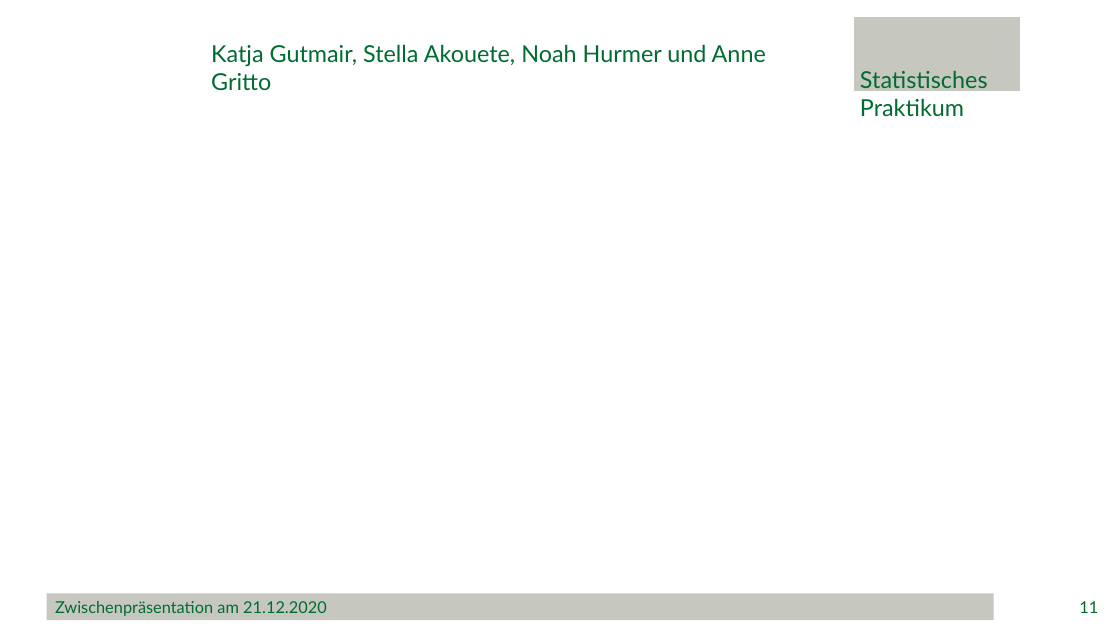
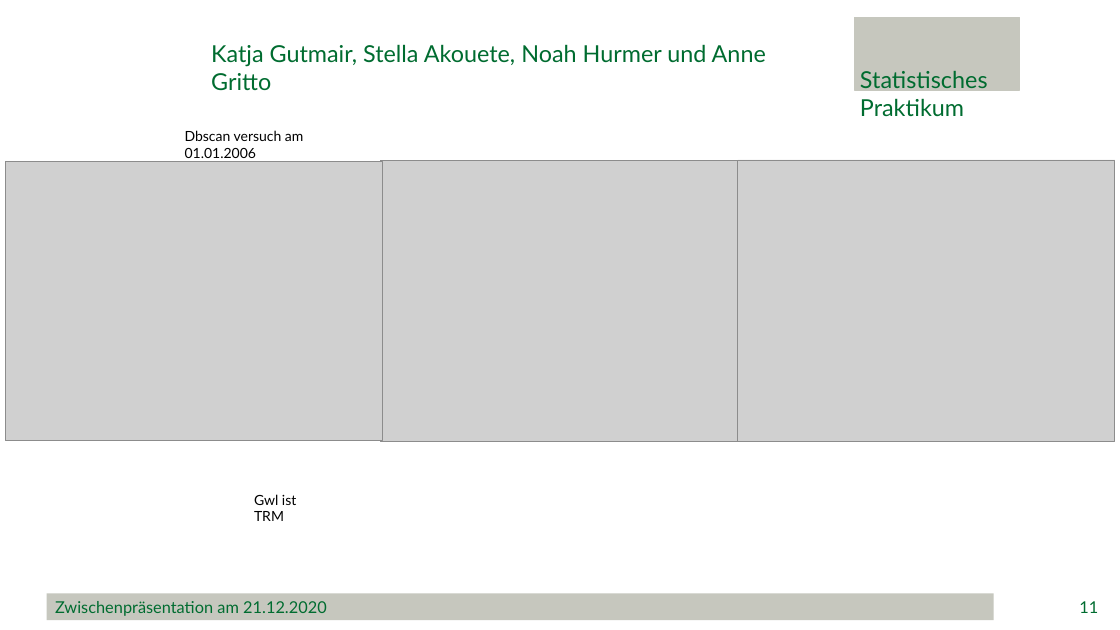
Before and after one commit to minimops/weatherFrog, a slide deck: slide 11 of Zwischenpraesentation_Noah.pptx. Drawn at 1120x630 pixels with LibreOffice and Linux fonts; fonts in the diff are those of the drawing; grey boxes stand for pictures; background and template pictures are left out. Boxes give left, top, right and bottom in pixels: in the first picture for what was removed or moved away, otherwise in the second. Text is boxed around its words. In the diff, an @@ line names an element or a change of style, - is before the commit and + after.

```diff
--- a/Zwischenpraesentation_Noah.pptx
+++ b/Zwischenpraesentation_Noah.pptx
@@ text added at (185,130,303,158), 12 pt, text #000000 @@
+Dbscan versuch am 01.01.2006
@@ picture added at (5,161,382,441) @@
@@ picture added at (381,160,758,442) @@
@@ picture added at (738,160,1115,441) @@
@@ text added at (254,494,296,521), 12 pt, text #000000 @@
+Gwl ist TRM
```
Also in this commit, not shown: 2 other files.
